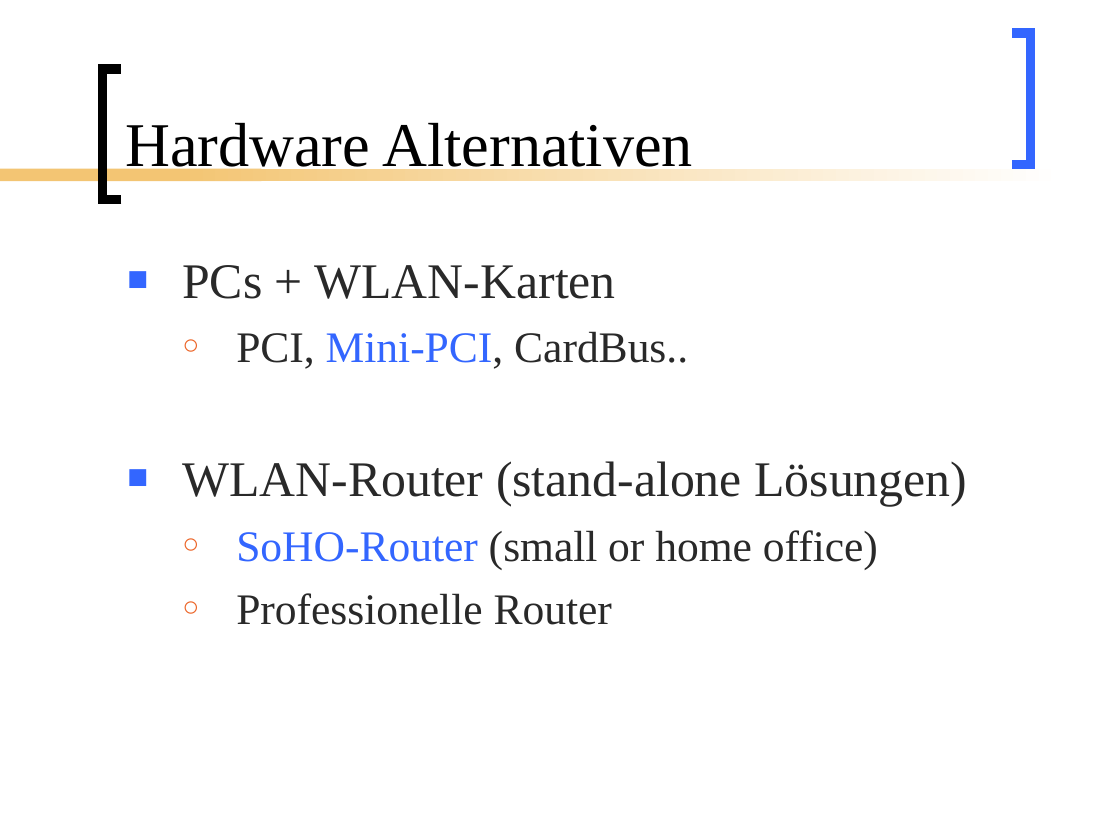
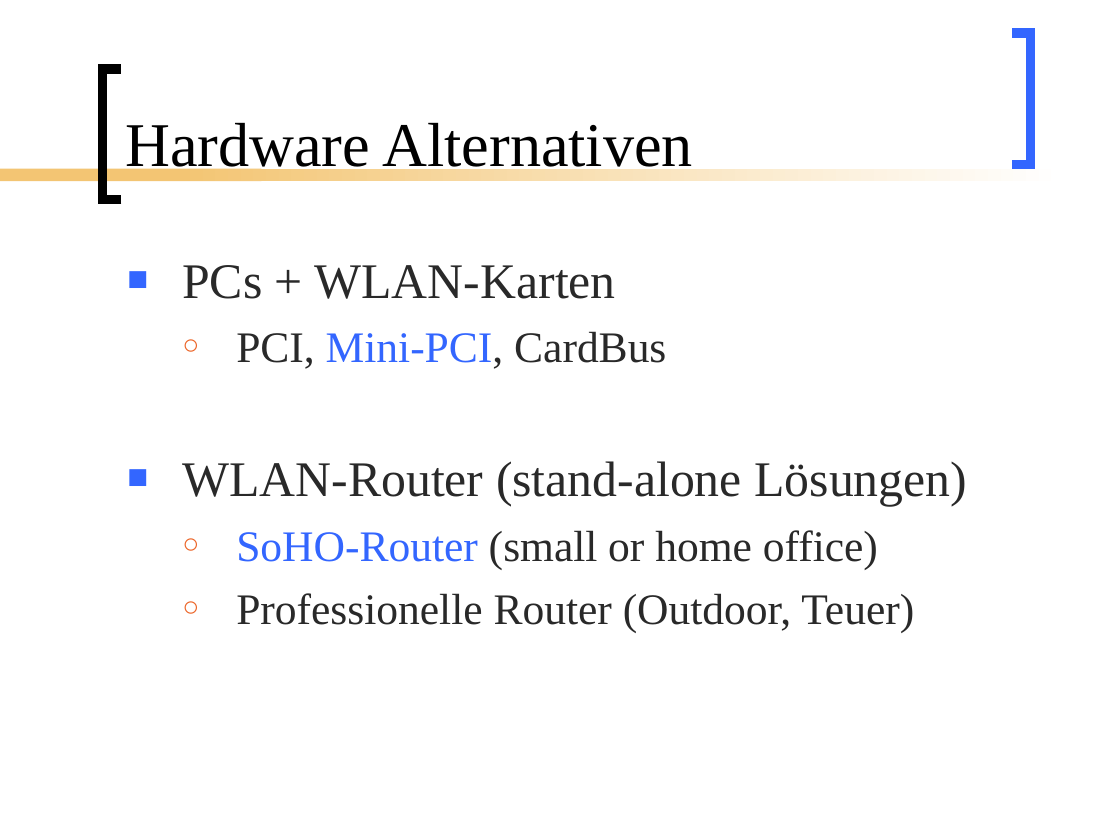
Before and after one commit to BackupTheBerlios/mesh2nexus-svn, a slide deck: slide 12 of documents/folien/Mesh_Vortrag.ppt (slide 13 before the commit). Drawn at 1120x840 pixels with LibreOffice and Linux fonts; fonts in the diff are those of the drawing. Boxes give left, top, right and bottom in pixels: in the first picture for what was removed or moved away, otherwise in the second. Text is boxed around its words. In the diff, an @@ line names an element or a change of style, - is before the commit and + after.

```diff
--- a/documents/folien/Mesh_Vortrag.ppt
+++ b/documents/folien/Mesh_Vortrag.ppt
@@ text at (236,331,666,369): text changed @@
-  ○ PCI, Mini-PCI, CardBus..
+  ○ PCI, Mini-PCI, CardBus
@@ text at (236,593,914,632): text changed @@
-  ○ Professionelle Router
+  ○ Professionelle Router (Outdoor, Teuer)
```
Also in this commit, not shown: 14 other slides changed, 1 slide removed.
